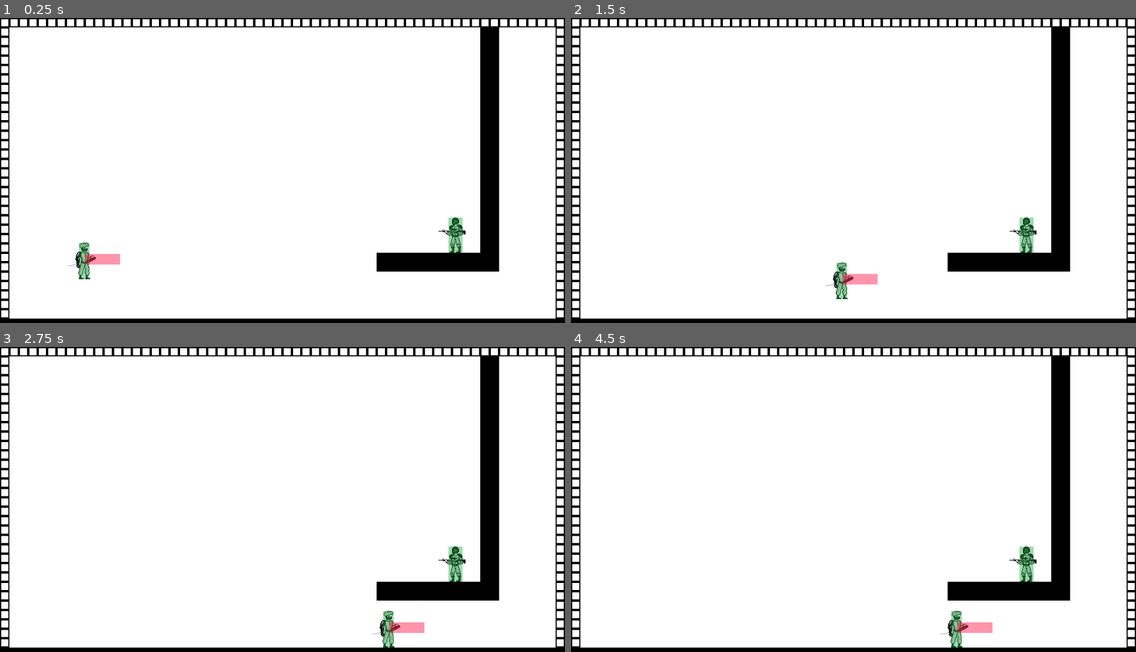
Above: before the commit, frames 1-4 (two rows, left to right).
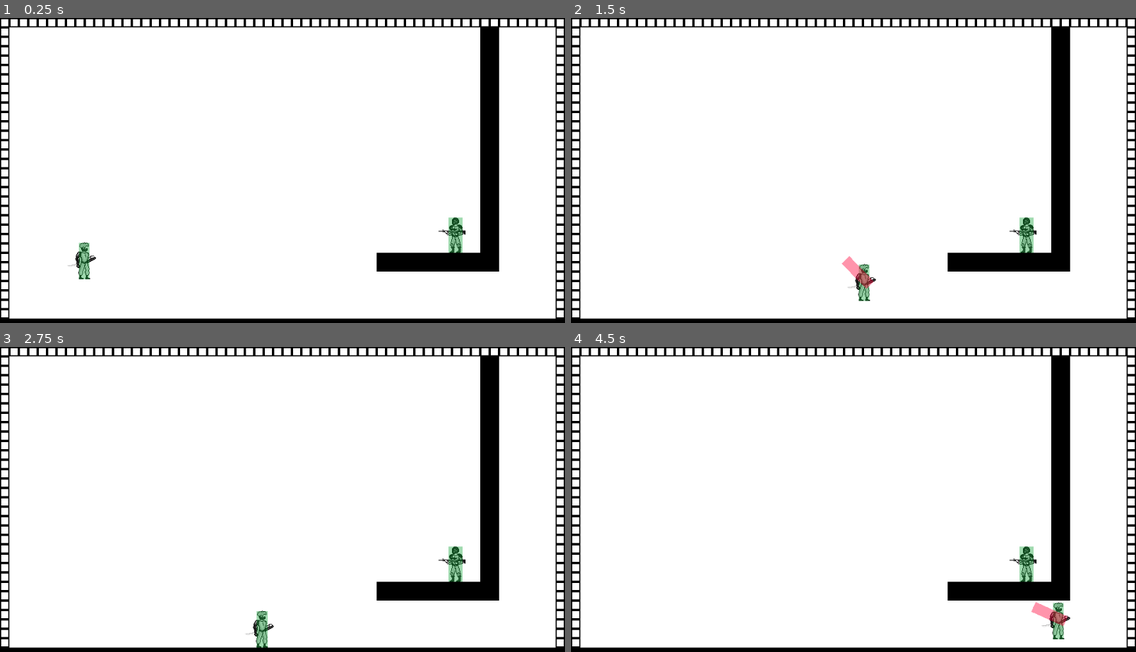
Above: after the commit, the same moments.

Repository: Dkoplik/Paint-it-Black
Game: Godot game, scene res://test_level.tscn
Two runs of this game, one before a commit and one after it. Both use one fixed random seed, a clock stepped at 60 frames per second and the inputs below. This scene is started directly instead of the project's main scene.
Inputs (mouse positions are in pixels of both pictures, inside the frame that each line leads up to):
- Up to frame 1 (0.25 s): no input
- Up to frame 2 (1.5 s): move the mouse to (977, 161) at 0.52 s; press the mouse at (977, 161) at 0.53 s; hold D (move_right) from 0.53 s (still down); tap Space (jump) at 0.77 s; move the mouse to (740, 191) at 1.27 s; release the mouse at (740, 191) at 1.28 s; click (740, 191) at 1.35 s
- Up to frame 3 (2.75 s): tap Space (jump) at 1.52 s; move the mouse to (339, 435) at 2.02 s; release D (move_right) at 2.03 s; press the mouse at (339, 435) at 2.03 s; hold A (move_left) from 2.03 s (still down)
- Up to frame 4 (4.5 s): move the mouse to (825, 569) at 2.77 s; release A (move_left) at 2.78 s; release the mouse at (825, 569) at 2.78 s; hold D (move_right) 2.78-4.28 s; click (825, 569) at 2.85 s; tap Space (jump) at 3.02, 3.77 s; move the mouse to (1023, 554) at 3.52 s; press the mouse at (1023, 554) at 3.53 s; move the mouse to (684, 456) at 4.27 s; release the mouse at (684, 456) at 4.28 s; hold A (move_left) from 4.28 s (still down); click (684, 456) at 4.35 s

The runs differ from the first frame. In frame 1, 0.2% of the frame differs, in the area x 15-22%, y 77-81%; in frame 2, 0.7%; in frame 3, 0.7%; in frame 4, 0.9%, in the area x 65-89%, y 83-99%.
Error before the commit: Assertion failed: Отсутствует AttackData (res://hit_box.gd:24)

Commit message:
Обновил сцену с игроком
Сцена с игроком немного изменилась из-за предыдущих изменений.

Diff:
--- a/Paint-it-Black/player/player.tscn
+++ b/Paint-it-Black/player/player.tscn
@@ -1,9 +1,8 @@
-[gd_scene load_steps=20 format=3 uid="uid://b5qdqaaw2hat6"]
+[gd_scene load_steps=18 format=3 uid="uid://b5qdqaaw2hat6"]
 
 [ext_resource type="PackedScene" uid="uid://vqasngn8txv2" path="res://player/player_skeleton.tscn" id="1_4b025"]
 [ext_resource type="Script" path="res://player/scripts/player_controller.gd" id="1_kt7rl"]
 [ext_resource type="Script" path="res://player/scripts/player_movement.gd" id="2_02ofg"]
-[ext_resource type="Script" path="res://attack_data.gd" id="3_ntcyg"]
 [ext_resource type="Script" path="res://player/scripts/player_hurt_box.gd" id="3_ovg4b"]
 [ext_resource type="Resource" uid="uid://cjeut3m67l1iw" path="res://player/resources/player_movement_data.tres" id="3_pti2n"]
 [ext_resource type="Script" path="res://hp.gd" id="4_c5cf2"]
@@ -12,10 +11,6 @@
 [ext_resource type="Resource" uid="uid://dchkf655ulbpo" path="res://player/resources/player_attack_data.tres" id="10_j7iwd"]
 [ext_resource type="Script" path="res://hit_box.gd" id="10_urtlw"]
 [ext_resource type="Animation" uid="uid://c5dk1gis52siw" path="res://player/animations/hit_box_attack.anim" id="11_pticl"]
-
-[sub_resource type="Resource" id="Resource_oexmv"]
-script = ExtResource("3_ntcyg")
-damage = 10
 
 [sub_resource type="Resource" id="Resource_ybei8"]
 script = ExtResource("7_kl7fq")
@@ -34,73 +29,73 @@
 
 [sub_resource type="Animation" id="Animation_4soth"]
 length = 0.001
-tracks/0/type = "bezier"
+tracks/0/type = "value"
 tracks/0/imported = false
 tracks/0/enabled = true
-tracks/0/path = NodePath("HitBoxShape:shape:size:x")
+tracks/0/path = NodePath("HitBoxShape:disabled")
 tracks/0/interp = 1
 tracks/0/loop_wrap = true
 tracks/0/keys = {
-"handle_modes": PackedInt32Array(0),
-"points": PackedFloat32Array(60, -0.25, 0, 0.25, 0),
-"times": PackedFloat32Array(0)
+"times": PackedFloat32Array(0),
+"transitions": PackedFloat32Array(1),
+"update": 1,
+"values": [false]
 }
-tracks/1/type = "bezier"
+tracks/1/type = "value"
 tracks/1/imported = false
 tracks/1/enabled = true
-tracks/1/path = NodePath("HitBoxShape:shape:size:y")
+tracks/1/path = NodePath("HitBoxShape:visible")
 tracks/1/interp = 1
 tracks/1/loop_wrap = true
 tracks/1/keys = {
-"handle_modes": PackedInt32Array(0),
-"points": PackedFloat32Array(16, -0.25, 0, 0.25, 0),
-"times": PackedFloat32Array(0)
+"times": PackedFloat32Array(0),
+"transitions": PackedFloat32Array(1),
+"update": 1,
+"values": [true]
 }
 tracks/2/type = "bezier"
 tracks/2/imported = false
 tracks/2/enabled = true
-tracks/2/path = NodePath("HitBoxShape:position:x")
+tracks/2/path = NodePath("HitBoxShape:shape:size:x")
 tracks/2/interp = 1
 tracks/2/loop_wrap = true
 tracks/2/keys = {
 "handle_modes": PackedInt32Array(0),
-"points": PackedFloat32Array(30, -0.25, 0, 0.25, 0),
+"points": PackedFloat32Array(60, -0.25, 0, 0.25, 0),
 "times": PackedFloat32Array(0)
 }
 tracks/3/type = "bezier"
 tracks/3/imported = false
 tracks/3/enabled = true
-tracks/3/path = NodePath("HitBoxShape:position:y")
+tracks/3/path = NodePath("HitBoxShape:shape:size:y")
 tracks/3/interp = 1
 tracks/3/loop_wrap = true
 tracks/3/keys = {
 "handle_modes": PackedInt32Array(0),
-"points": PackedFloat32Array(0, -0.25, 0, 0.25, 0),
+"points": PackedFloat32Array(16, -0.25, 0, 0.25, 0),
 "times": PackedFloat32Array(0)
 }
-tracks/4/type = "value"
+tracks/4/type = "bezier"
 tracks/4/imported = false
 tracks/4/enabled = true
-tracks/4/path = NodePath("HitBoxShape:disabled")
+tracks/4/path = NodePath("HitBoxShape:position:x")
 tracks/4/interp = 1
 tracks/4/loop_wrap = true
 tracks/4/keys = {
-"times": PackedFloat32Array(0),
-"transitions": PackedFloat32Array(1),
-"update": 1,
-"values": [false]
+"handle_modes": PackedInt32Array(0),
+"points": PackedFloat32Array(30, -0.25, 0, 0.25, 0),
+"times": PackedFloat32Array(0)
 }
-tracks/5/type = "value"
+tracks/5/type = "bezier"
 tracks/5/imported = false
 tracks/5/enabled = true
-tracks/5/path = NodePath("HitBoxShape:visible")
+tracks/5/path = NodePath("HitBoxShape:position:y")
 tracks/5/interp = 1
 tracks/5/loop_wrap = true
 tracks/5/keys = {
-"times": PackedFloat32Array(0),
-"transitions": PackedFloat32Array(1),
-"update": 1,
-"values": [true]
+"handle_modes": PackedInt32Array(0),
+"points": PackedFloat32Array(0, -0.25, 0, 0.25, 0),
+"times": PackedFloat32Array(0)
 }
 
 [sub_resource type="AnimationLibrary" id="AnimationLibrary_4ka6q"]
@@ -113,7 +108,7 @@
 collision_mask = 4
 script = ExtResource("1_kt7rl")
 movement_data = ExtResource("3_pti2n")
-attack_data = SubResource("Resource_oexmv")
+attack_data = ExtResource("10_j7iwd")
 
 [node name="Skeleton" parent="." instance=ExtResource("1_4b025")]
 
@@ -156,6 +151,7 @@
 [node name="HitBox" type="Area2D" parent="PlayerAttack"]
 position = Vector2(0, -9)
 script = ExtResource("10_urtlw")
+attack_data = ExtResource("10_j7iwd")
 hittable_groups = Array[StringName]([&"enemy"])
 
 [node name="HitBoxShape" type="CollisionShape2D" parent="PlayerAttack/HitBox"]
